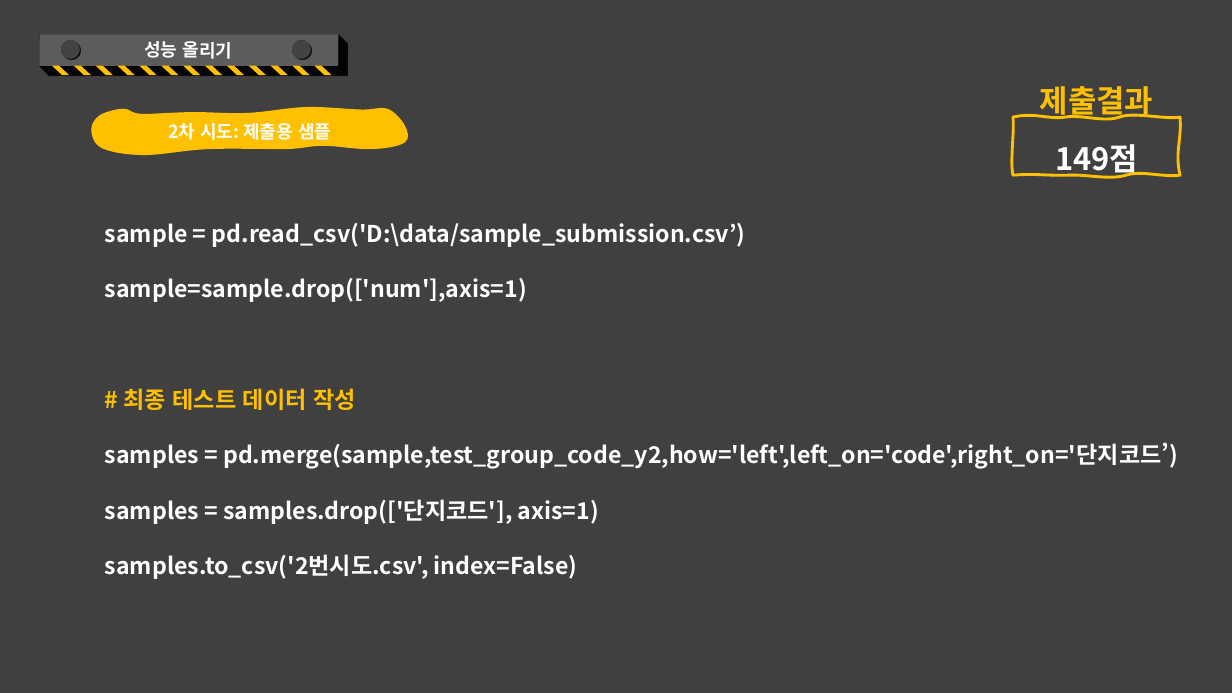
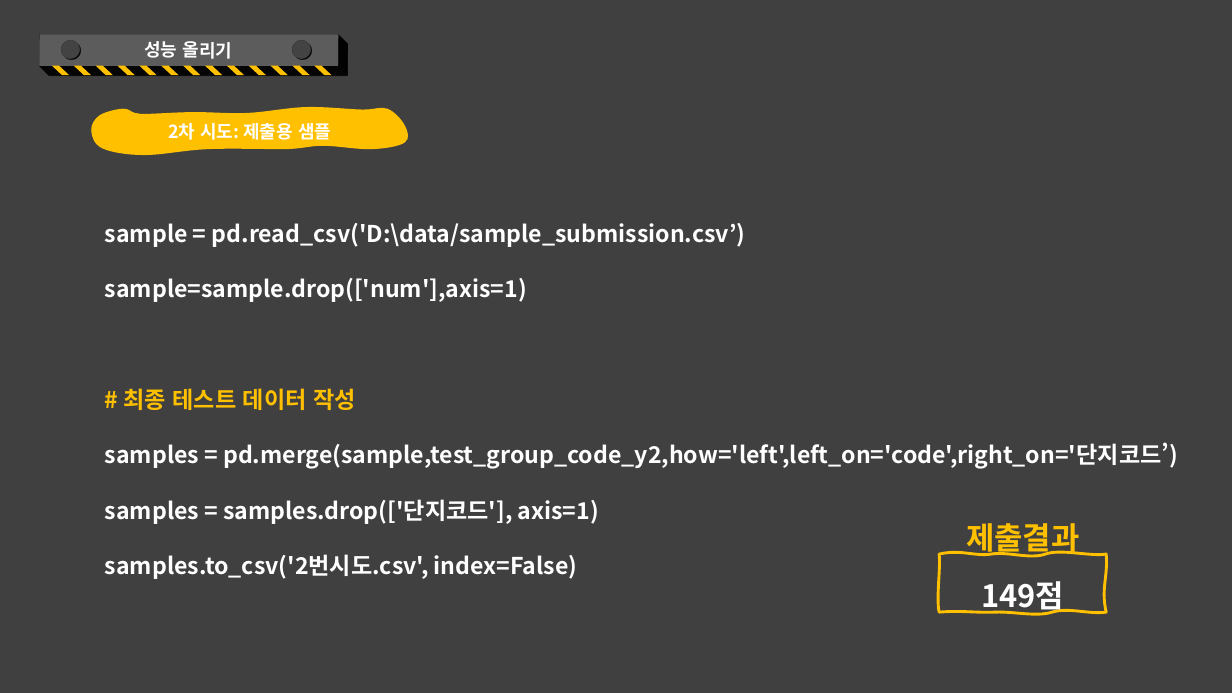
Before and after one commit to kkkkyoung/parking_project, a slide deck: slide 51 of PlayDate_2nd_project.pptx (slide 50 before the commit). Drawn at 1232x693 pixels with LibreOffice and Linux fonts; fonts in the diff are those of the drawing. Boxes give left, top, right and bottom in pixels: in the first picture for what was removed or moved away, otherwise in the second. Text is boxed around its words. In the diff, an @@ line names an element or a change of style, - is before the commit and + after.

```diff
--- a/PlayDate_2nd_project.pptx
+++ b/PlayDate_2nd_project.pptx
@@ free "제출결과" moved from (x1=1013, y1=59, x2=1180, y2=117) to (x1=939, y1=496, x2=1106, y2=555) @@
@@ freeform shape "149점" moved from (x1=1013, y1=117, x2=1180, y2=176) to (x1=939, y1=555, x2=1106, y2=613) @@
```
Also in this commit, not shown: 6 other slides changed, 3 slides added, 1 slide removed.
